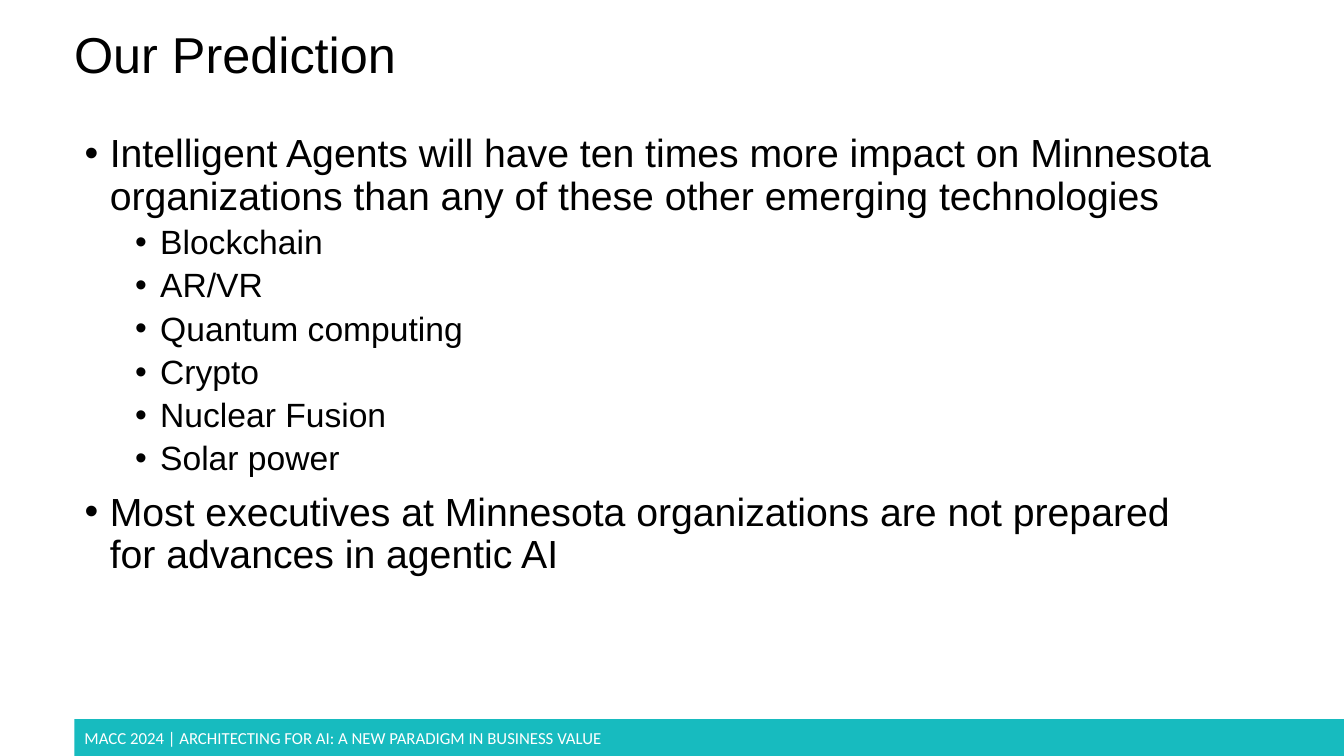
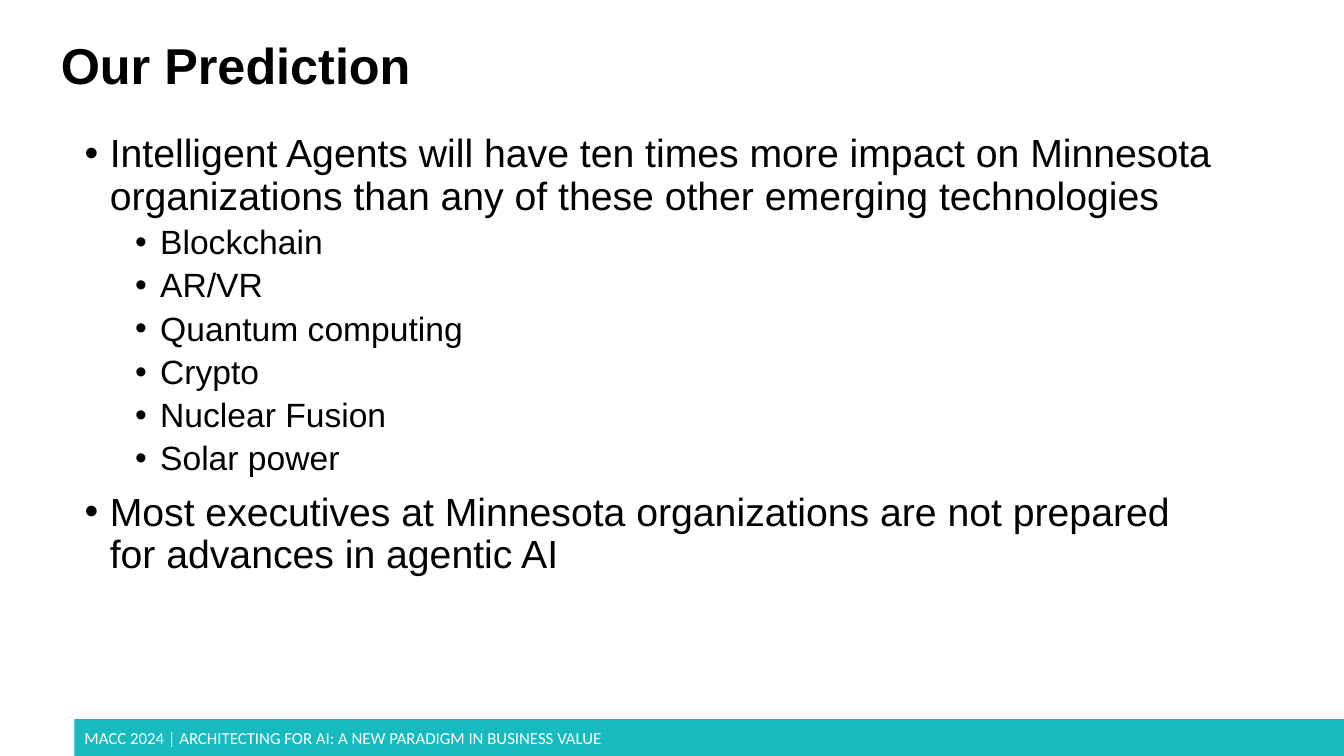
Before and after one commit to dmccreary/genai-arch-patterns, a slide deck: slide 6 of slides/MACC-2024-bv-of-agents.pptx (slide 4 before the commit). Drawn at 1344x756 pixels with LibreOffice and Linux fonts; fonts in the diff are those of the drawing; background and template pictures are left out. Boxes give left, top, right and bottom in pixels: in the first picture for what was removed or moved away, otherwise in the second. Text is boxed around its words. In the diff, an @@ line names an element or a change of style, - is before the commit and + after.

```diff
--- a/slides/MACC-2024-bv-of-agents.pptx
+++ b/slides/MACC-2024-bv-of-agents.pptx
@@ title "Our Prediction": place and size @@
-title "Our Prediction" at <box>74,36,396,74</box>
+title "Our Prediction" at <box>61,47,410,85</box>
@@ title "Our Prediction" at <box>61,47,410,85</box>: bold on @@
```
Also in this commit, not shown: 8 other slides changed, 10 slides added, 1 slide removed, 7 other files.
